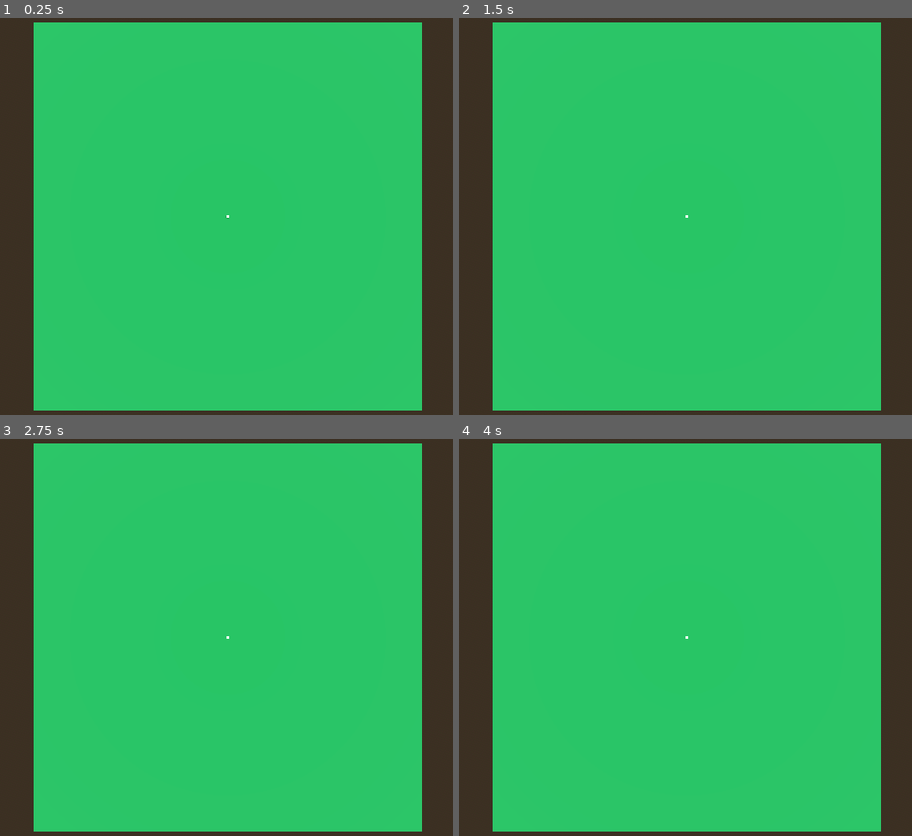
Above: before the commit, frames 1-4 (two rows, left to right).
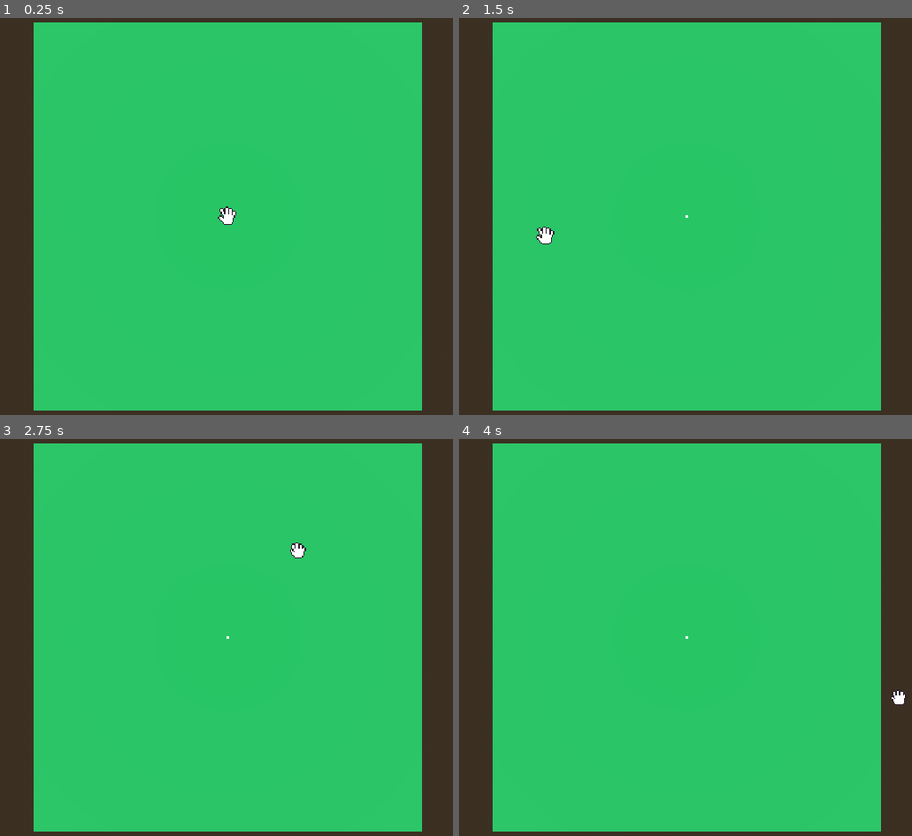
Above: after the commit, the same moments.

Repository: lognasmeow/hole-in-one
Game: Godot game, scene res://Maps/test area.tscn
Same seed, same stepped clock (60 frames per second), same inputs: the game is played once before the commit and once after it.
Inputs (mouse positions are in pixels of both pictures, inside the frame that each line leads up to):
- Up to frame 1 (0.25 s): no input
- Up to frame 2 (1.5 s): tap Enter at 0.5 s; move the mouse to (844, 196) at 0.52 s; press the mouse at (844, 196) at 0.53 s; tap Space at 1.25 s; move the mouse to (545, 236) at 1.27 s; release the mouse at (545, 236) at 1.28 s; click (545, 236) at 1.35 s
- Up to frame 3 (2.75 s): tap Enter at 2 s; move the mouse to (298, 550) at 2.02 s; press the mouse at (298, 550) at 2.03 s
- Up to frame 4 (4 s): tap Space at 2.75 s; move the mouse to (649, 716) at 2.77 s; release the mouse at (649, 716) at 2.78 s; click (649, 716) at 2.85 s; tap Enter at 3.5 s; move the mouse to (898, 697) at 3.52 s; press the mouse at (898, 697) at 3.53 s

The runs differ from the first frame. In frame 1, 0.1% of the frame differs, in the area x 48-53%, y 47-53%; in frame 2, 0.1%, in the area x 16-22%, y 52-58%; in frame 3, 0.1%; in frame 4, less than 0.1%.

Commit message:
nevermind, I like the old way better

Diff:
--- a/hole-in-one/Assets/Objects/Cursor/cursor.gd
+++ b/hole-in-one/Assets/Objects/Cursor/cursor.gd
@@ -1,17 +1,14 @@
-extends Node2D
+extends Sprite2D
 
 const grabHoverPng = preload("res://Assets/UI/Cursors/grab_hover.png")
 const grabPng = preload("res://Assets/UI/Cursors/grab.png")
 const linkPng = preload("res://Assets/UI/Cursors/link.png")
-
-func _ready():
-	Input.set_custom_mouse_cursor(grabHoverPng)
 
 # Called every frame. 'delta' is the elapsed time since the previous frame.
 func _process(delta):
 	position = get_global_mouse_position()
 
 	if Input.is_action_pressed("click"):
-		Input.set_custom_mouse_cursor(grabPng)
+		texture = grabPng
 	elif Input.is_action_just_released("click"):
-		Input.set_custom_mouse_cursor(grabHoverPng)
+		texture = grabHoverPng
--- a/hole-in-one/Assets/Objects/Cursor/cursor.tscn
+++ b/hole-in-one/Assets/Objects/Cursor/cursor.tscn
@@ -1,6 +1,8 @@
-[gd_scene load_steps=2 format=3 uid="uid://bf0b773fngwss"]
+[gd_scene load_steps=3 format=3 uid="uid://bf0b773fngwss"]
 
+[ext_resource type="Texture2D" uid="uid://dq43jofcrrfxn" path="res://Assets/UI/Cursors/grab_hover.png" id="1_gw1i7"]
 [ext_resource type="Script" uid="uid://8yb2nddpsvot" path="res://Assets/Objects/Cursor/cursor.gd" id="2_i1ywj"]
 
-[node name="cursor" type="Node2D"]
+[node name="cursor" type="Sprite2D"]
+texture = ExtResource("1_gw1i7")
 script = ExtResource("2_i1ywj")
